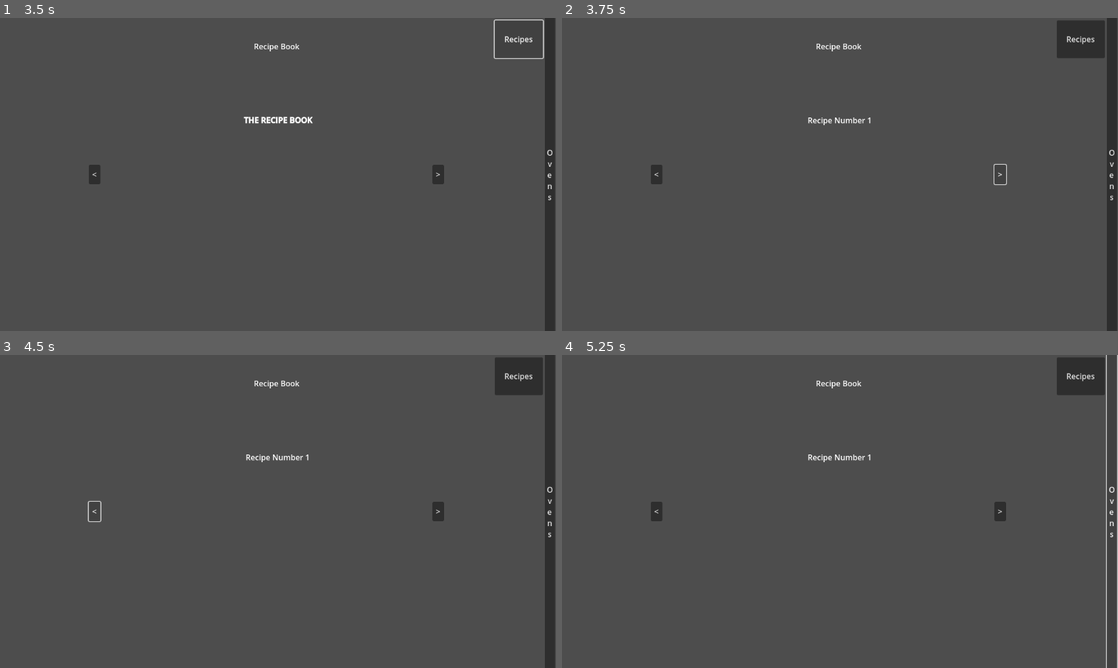
Above: before the commit, frames 1-4 (two rows, left to right).
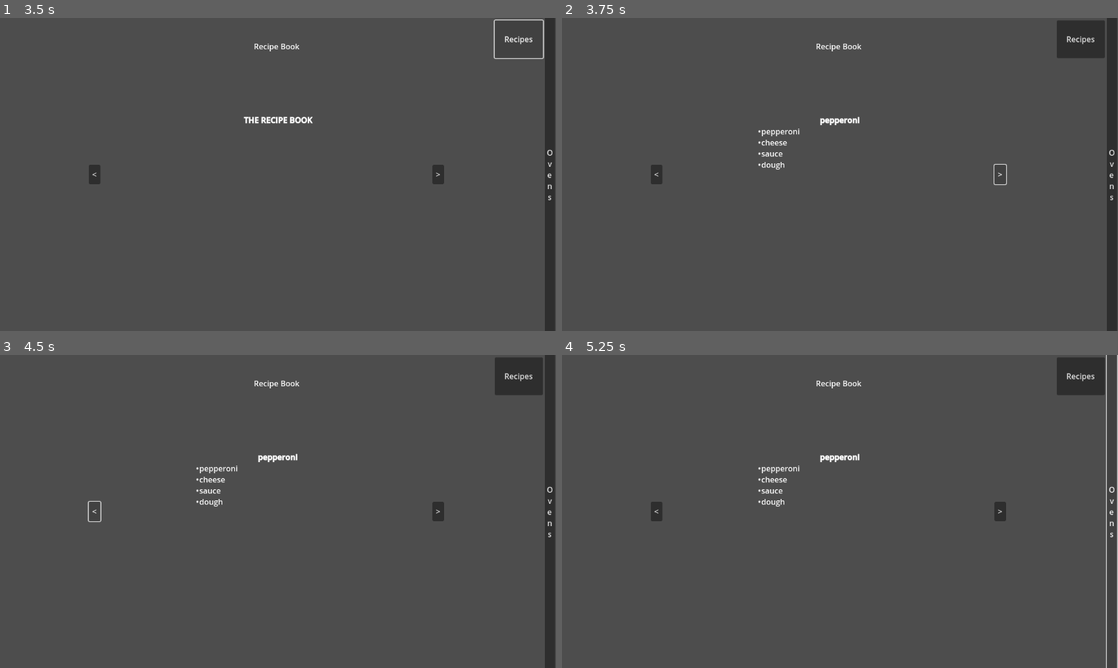
Above: after the commit, the same moments.

Repository: Leone2004/LandLockedLigersGame
Game: Godot game, scene res://Scenes/mainmenu.tscn
Same seed, same stepped clock (60 frames per second), same inputs: the game is played once before the commit and once after it. The engine's default icon, where the game draws it, is replaced by a stand-in: a white triangle on a blue panel in a dark square.
Inputs:
- Up to frame 1 (3.5 s): click "Start" at 0.5 s; click "Finished Shopping" at 1.25 s; click "Ovens" at 2 s; click "Recipes" at 2.75 s
- Up to frame 2 (3.75 s): click ">" at 3.5 s
- Up to frame 3 (4.5 s): click "<" at 4.25 s
- Up to frame 4 (5.25 s): click "Ovens" at 5 s

Frame 1 is identical in both runs. In frame 2, 0.4% of the frame differs, in the area x 35-56%, y 31-49%; in frame 3, 0.4%; in frame 4, 0.4%.

Commit message:
created string formatting for recipes

Diff:
--- a/cookingupsuccessgame/Scripts/CookingScene.gd
+++ b/cookingupsuccessgame/Scripts/CookingScene.gd
@@ -1,6 +1,7 @@
 extends Node2D
 var ovenswitch : bool = true
 var recipe_book_visible : bool
+var recipes = Array() # recipes[i][0] is name. recipes[i][1] is ingredients subarray
 var current_recipe : int
 @onready var recipe = get_node("CanvasLayer/RecipeBook/Current Recipe")
 @onready var recipe_book_layer = get_node("CanvasLayer/RecipeBook")
@@ -11,6 +12,7 @@
 	recipe_book_visible = false
 	recipe_book_layer.visible = recipe_book_visible
 	recipe.text = "[center][b]THE RECIPE BOOK[/b][/center]"
+	recipes.append(["pepperoni", ["pepperoni", "cheese", "sauce", "dough"]])
 
 func _on_button_pressed() -> void:
 	var screen_width := get_viewport().get_visible_rect().size.x
@@ -27,9 +29,10 @@
 
 func _on_next_pressed() -> void: # go to next page
 	current_recipe += 1
-	var recipe_number_text = "[center]Recipe Number %s[/center]"
-	recipe_number_text = recipe_number_text % current_recipe
-	recipe.text = recipe_number_text
+	#var recipe_number_text = "[center]Recipe Number %s[/center]"
+	#recipe_number_text = recipe_number_text % current_recipe
+	var recipe_text = get_recipe_string(recipes[0])
+	recipe.text = recipe_text
 
 
 func _on_previous_pressed() -> void: #go to previous page
@@ -38,3 +41,12 @@
 		current_recipe -= 1
 		recipe_number_text = recipe_number_text % current_recipe
 		recipe.text = recipe_number_text
+
+func get_recipe_string(recipe) -> String:
+	var recipe_string = "[center][b]%s[/b][/center]\n"
+	recipe_string = recipe_string % recipe[0]
+	recipe_string += "[ul]\n"
+	for ingredient in recipe[1]:
+		recipe_string += "%s\n" % ingredient
+	recipe_string += "[/ul]"
+	return recipe_string
